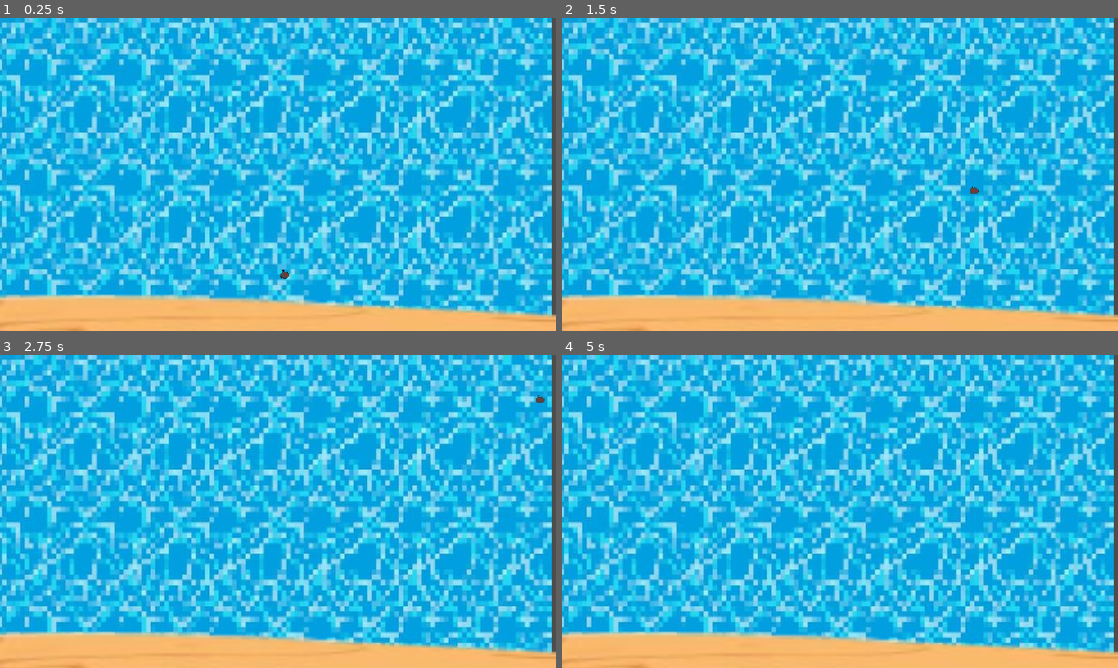
Above: before the commit, frames 1-4 (two rows, left to right).
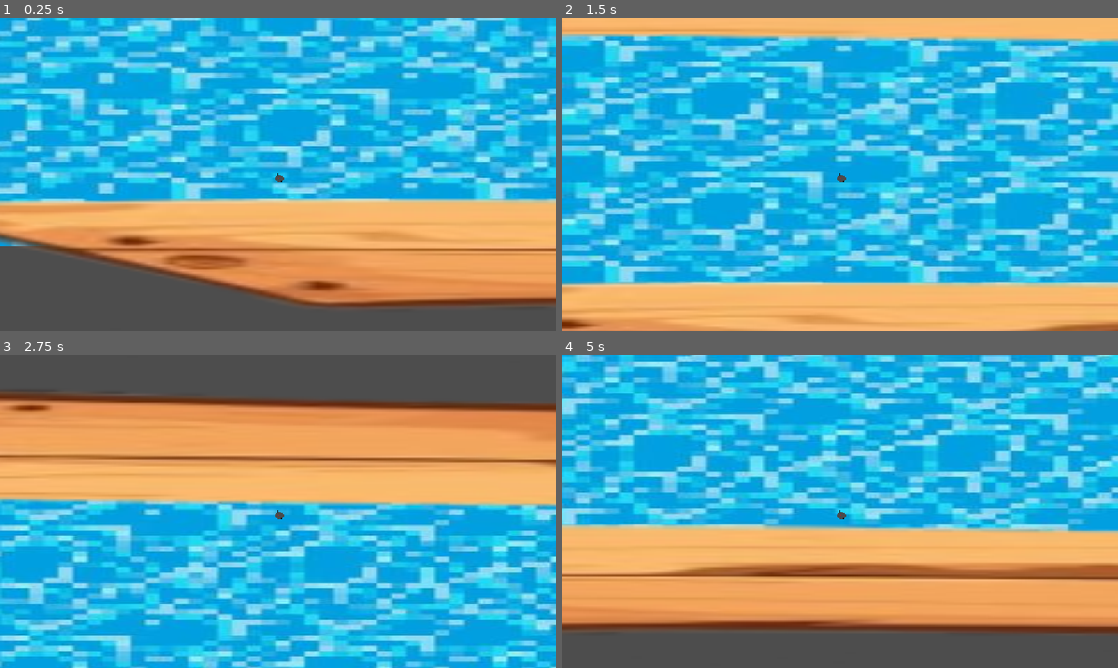
Above: after the commit, the same moments.

Repository: rishikeshrasal49-ops/bumbay-haven
Game: Godot game, scene res://bg.tscn
Same seed, same stepped clock (60 frames per second), same inputs: the game is played once before the commit and once after it. This scene is started directly instead of the project's main scene.
Inputs:
- Up to frame 1 (0.25 s): no input
- Up to frame 2 (1.5 s): no input
- Up to frame 3 (2.75 s): no input
- Up to frame 4 (5 s): no input

The runs differ from the first frame. In frame 1, 80% of the frame differs, in the area x 0-100%, y 0-100%; in frame 2, 68%; in frame 3, 86%; in frame 4, 82%.

Commit message:
bounce

Diff:
--- a/bg.tscn
+++ b/bg.tscn
@@ -16,14 +16,14 @@
 [node name="BG" type="Node2D" unique_id=1268395760]
 
 [node name="Sprite2D" type="Sprite2D" parent="." unique_id=734502417]
-position = Vector2(560, 330)
-scale = Vector2(1.6685715, 1.9542857)
+position = Vector2(1851.5, 330)
+scale = Vector2(5.3585715, 1.9542857)
 texture = SubResource("AtlasTexture_1vivr")
 
 [node name="tackle" type="Sprite2D" parent="." unique_id=1115580104]
-position = Vector2(642.99994, 689)
+position = Vector2(2336.1882, 691.50867)
 rotation = 0.0014816177
-scale = Vector2(7.3349056, 4.8626375)
+scale = Vector2(23.3084, 4.8626375)
 texture = SubResource("AtlasTexture_8vrlf")
 
 [node name="StaticBody2D" type="StaticBody2D" parent="tackle" unique_id=83909672]
@@ -34,5 +34,19 @@
 scale = Vector2(1, 0.9999999)
 shape = SubResource("RectangleShape2D_1vivr")
 
+[node name="tackle2" type="Sprite2D" parent="." unique_id=1727342104]
+position = Vector2(2091, -17)
+rotation = -3.146113
+scale = Vector2(23.3084, 4.8626375)
+texture = SubResource("AtlasTexture_8vrlf")
+
+[node name="StaticBody2D" type="StaticBody2D" parent="tackle2" unique_id=1264724137]
+position = Vector2(1.7729512, 0.6129874)
+
+[node name="CollisionShape2D" type="CollisionShape2D" parent="tackle2/StaticBody2D" unique_id=62044343]
+position = Vector2(-4.0337524, -12.338989)
+scale = Vector2(1, 0.9999999)
+shape = SubResource("RectangleShape2D_1vivr")
+
 [node name="CharacterBody2D" parent="." unique_id=533223432 instance=ExtResource("3_36ycx")]
 position = Vector2(534, 471)
--- a/node_2d.tscn
+++ b/node_2d.tscn
@@ -19,3 +19,5 @@
 position = Vector2(3, 11)
 scale = Vector2(0.27380952, 0.13090147)
 shape = SubResource("CircleShape2D_0e48y")
+
+[node name="Camera2D" type="Camera2D" parent="." unique_id=1198105451]
